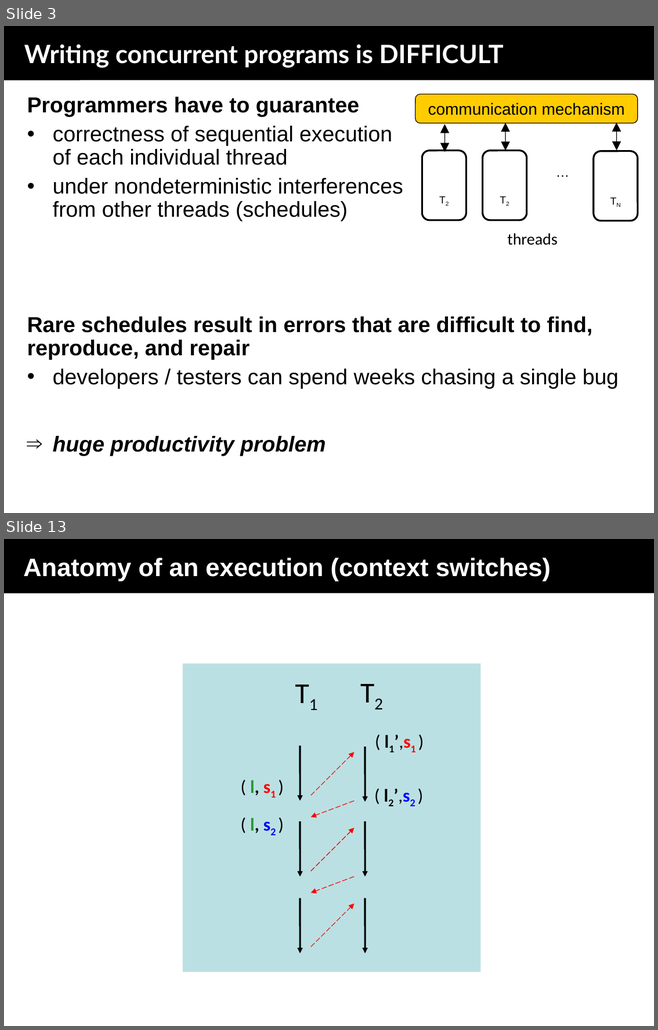
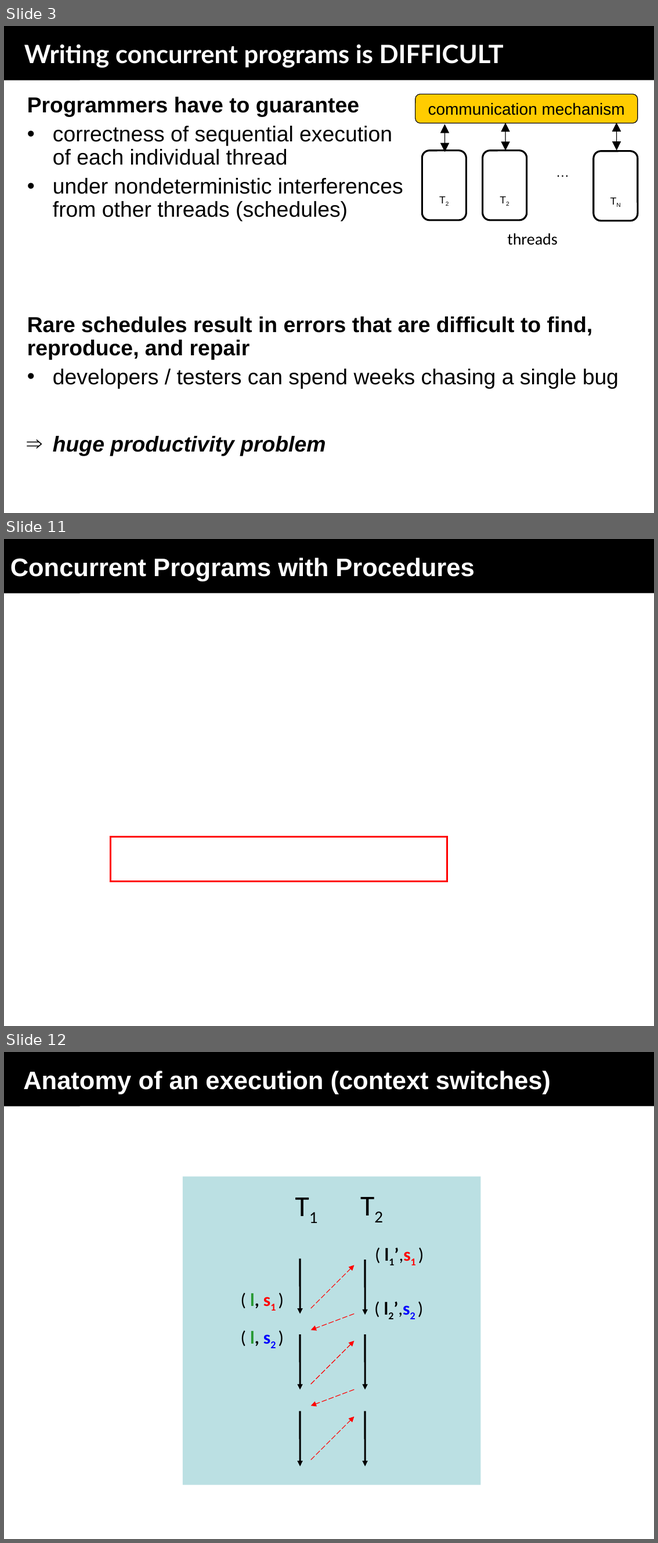
Before and after one commit to menesro/mpri, a slide deck: lecture3/sequentializations.ppt. Shown one above the other, each under a label of ours: slides 3 and 13 before the commit, slides 3, 11 and 12 after it; the slides between them are not shown. The pictures are 658x1030 and 658x1543 pixels, drawn with LibreOffice and Linux fonts; fonts in the diff are those of the drawing; background and template pictures are left out. Boxes give left, top, right and bottom in pixels: in the first picture for what was removed or moved away, otherwise in the second. Text is boxed around its words. In the diff, an @@ line names an element or a change of style, - is before the commit and + after.

```diff
--- a/lecture3/sequentializations.ppt
+++ b/lecture3/sequentializations.ppt
@@ slide 11 added at [4,539,654,1026], background picture (left out); not listed: 1 template element that a slide beside it also shows @@
@@ title added at [4,539,654,593], fill #000000, 28 pt, text #FFFFFF, bold @@
+Concurrent Programs with Procedures
@@ rectangle added at [70,609,488,657], fill #FFFFFF, outline #FFFFFF 2.01 pt @@
@@ rectangle added at [111,837,447,881], outline #FF0000 2.01 pt @@
@@ rectangle added at [24,973,632,1022], fill #FFFFFF, outline #FFFFFF 2.01 pt @@
@@ what was slide 13 is now slide 12 @@
```
Also in this commit, not shown: 7 other slides added, 2 slides removed.
